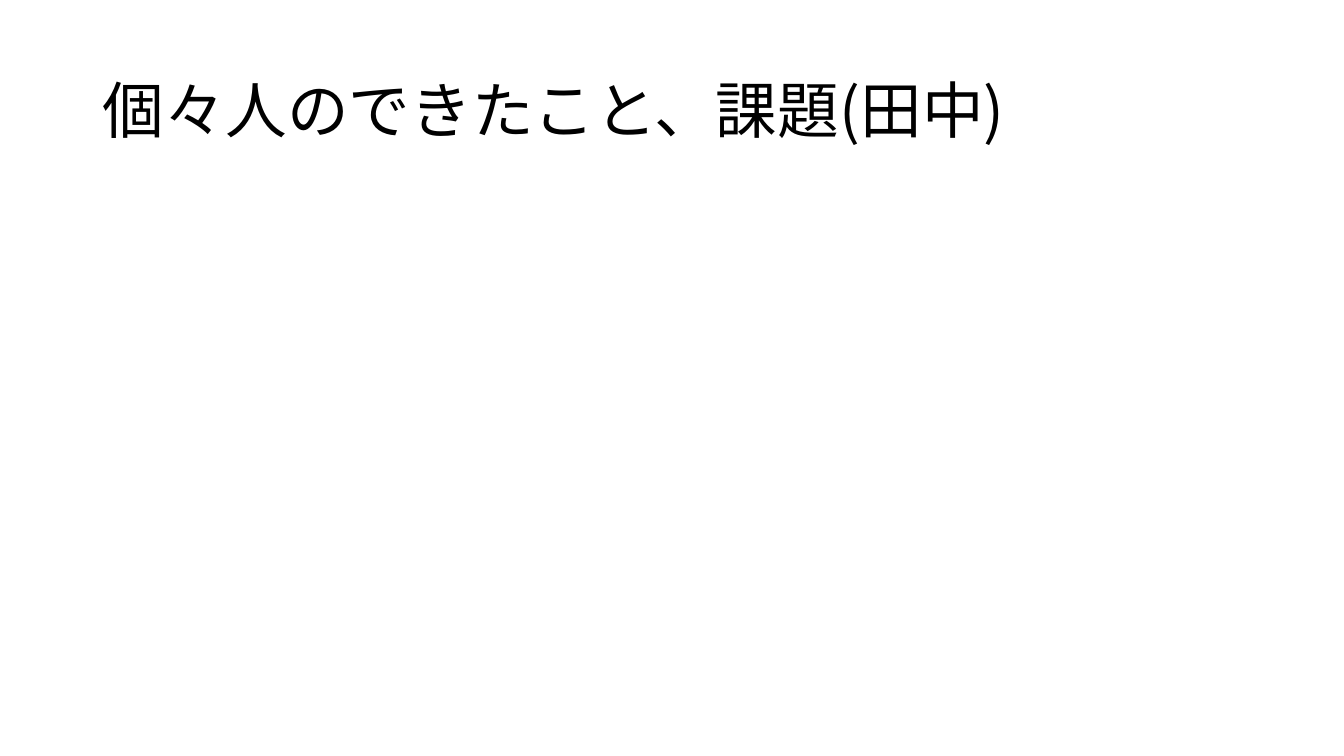
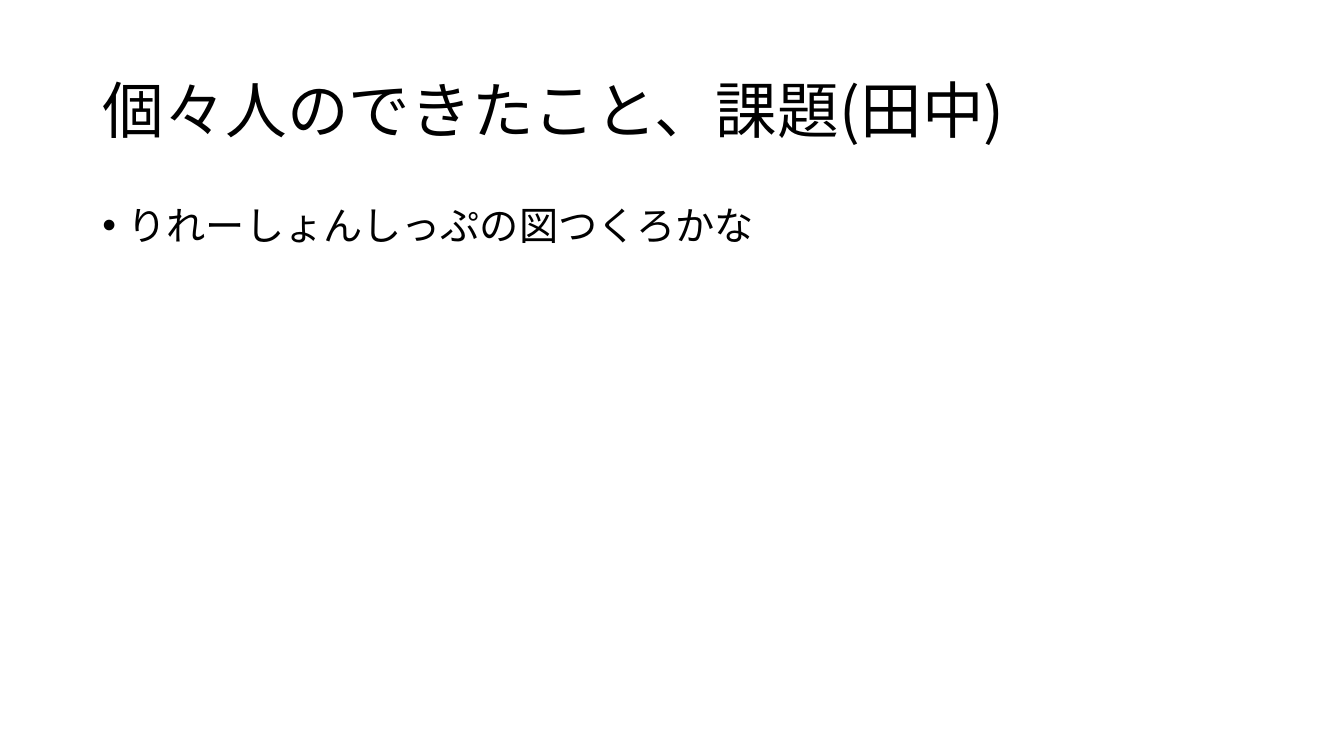
Before and after one commit to plusdojo2024/A4, a slide deck: slide 19 of doc/発表資料/発表資料.pptx. Drawn at 1344x756 pixels with LibreOffice and Linux fonts; fonts in the diff are those of the drawing. Boxes give left, top, right and bottom in pixels: in the first picture for what was removed or moved away, otherwise in the second. Text is boxed around its words. In the diff, an @@ line names an element or a change of style, - is before the commit and + after.

```diff
--- a/doc/発表資料/発表資料.pptx
+++ b/doc/発表資料/発表資料.pptx
@@ text added at (128, 208, 754, 243), 28 pt, text #000000 @@
+• りれーしょんしっぷの図つくろかな
```
Also in this commit, not shown: 5 other slides changed, 1 slide added, 2 other files.
